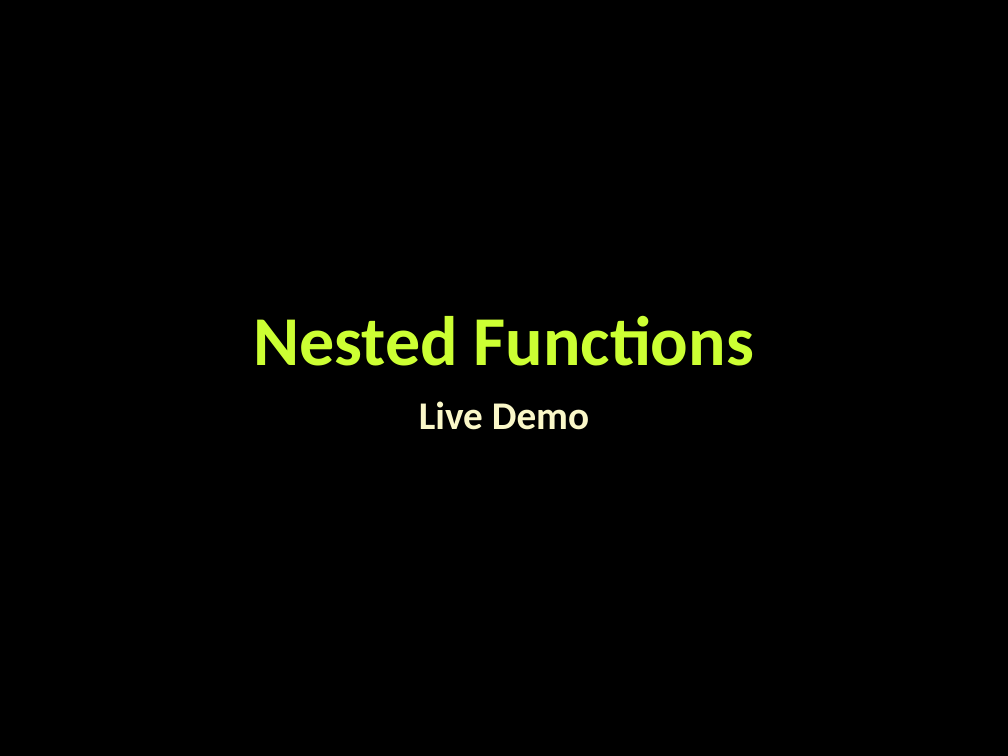
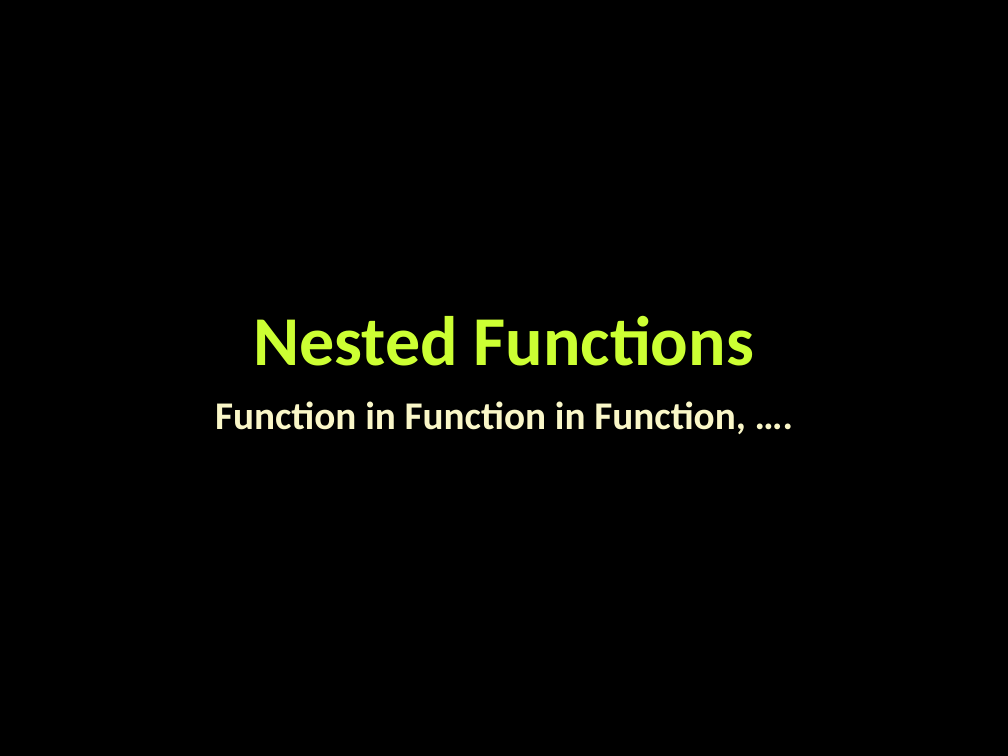
Before and after one commit to tddold/Telerik-Academy, a slide deck: slide 42 of Web Design &UI/4. JS OOP/Presentacions/Functions-and-function-expressions.pptx (slide 65 before the commit). Drawn at 1008x756 pixels with LibreOffice and Linux fonts; fonts in the diff are those of the drawing; background and template pictures are left out. Boxes give left, top, right and bottom in pixels: in the first picture for what was removed or moved away, otherwise in the second. Text is boxed around its words. In the diff, an @@ line names an element or a change of style, - is before the commit and + after.

```diff
--- a/Web Design &UI/4. JS OOP/Presentacions/Functions-and-function-expressions.pptx
+++ b/Web Design &UI/4. JS OOP/Presentacions/Functions-and-function-expressions.pptx
@@ subtitle at bbox=[215, 401, 745, 434]: text changed @@
-Live Demo
+Function in Function in Function, ….
```
Also in this commit, not shown: 13 other slides changed, 3 slides added, 36 slides removed, 16 other files.
